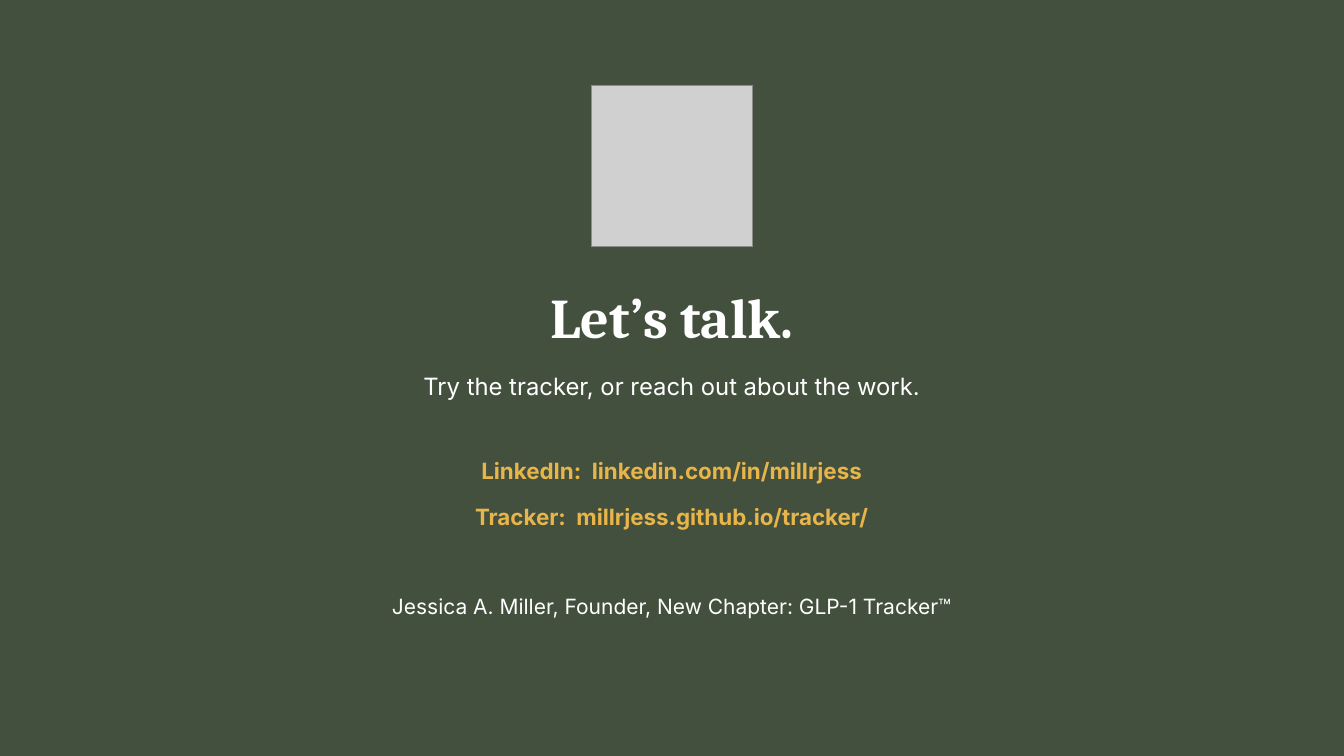
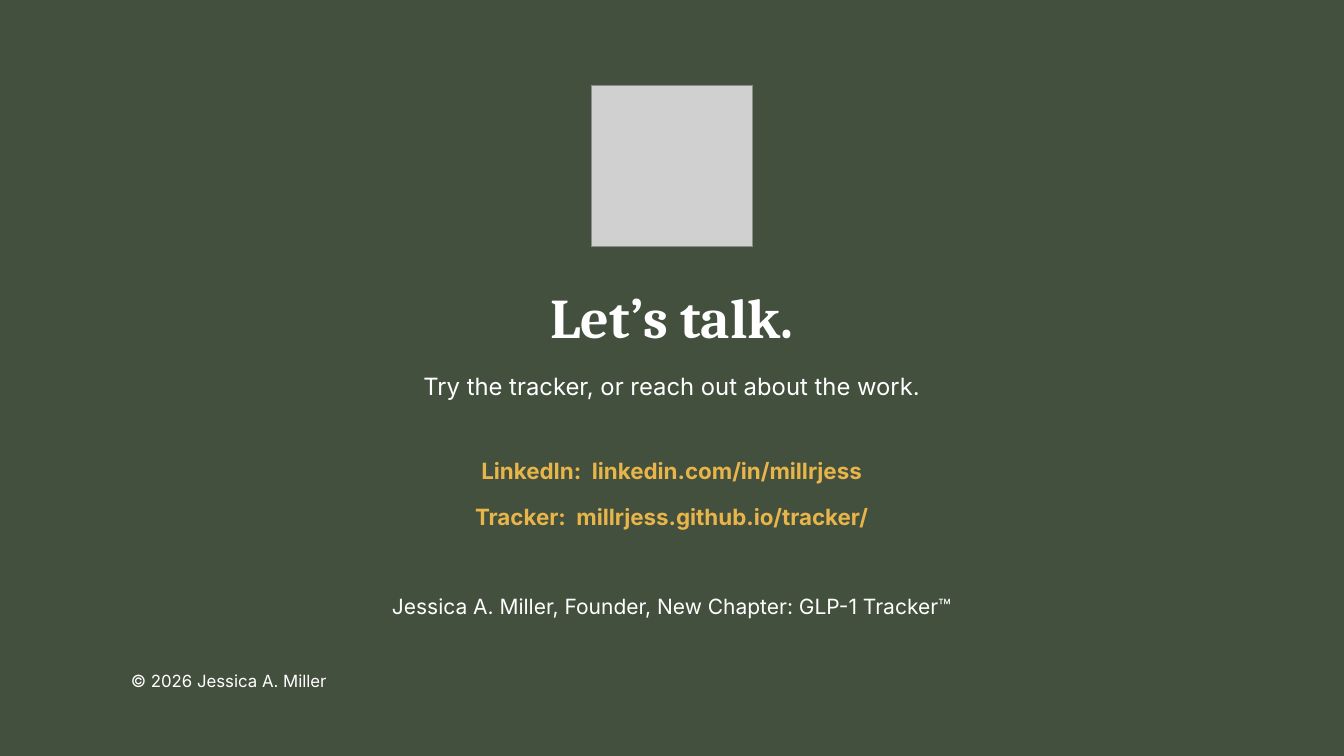
Before and after one commit to Millrjess/millrjess.github.io, a slide deck: slide 18 of assets/presentations/New_Chapter_Executive.pptx. Drawn at 1344x756 pixels with LibreOffice and Linux fonts; fonts in the diff are those of the drawing; grey boxes stand for pictures. Boxes give left, top, right and bottom in pixels: in the first picture for what was removed or moved away, otherwise in the second. Text is boxed around its words. In the diff, an @@ line names an element or a change of style, - is before the commit and + after.

```diff
--- a/assets/presentations/New_Chapter_Executive.pptx
+++ b/assets/presentations/New_Chapter_Executive.pptx
@@ text added at bbox=[151, 674, 326, 687], 12 pt, text #FFFFFF @@
+© 2026 Jessica A. Miller
```
Also in this commit, not shown: 7 other slides changed.
